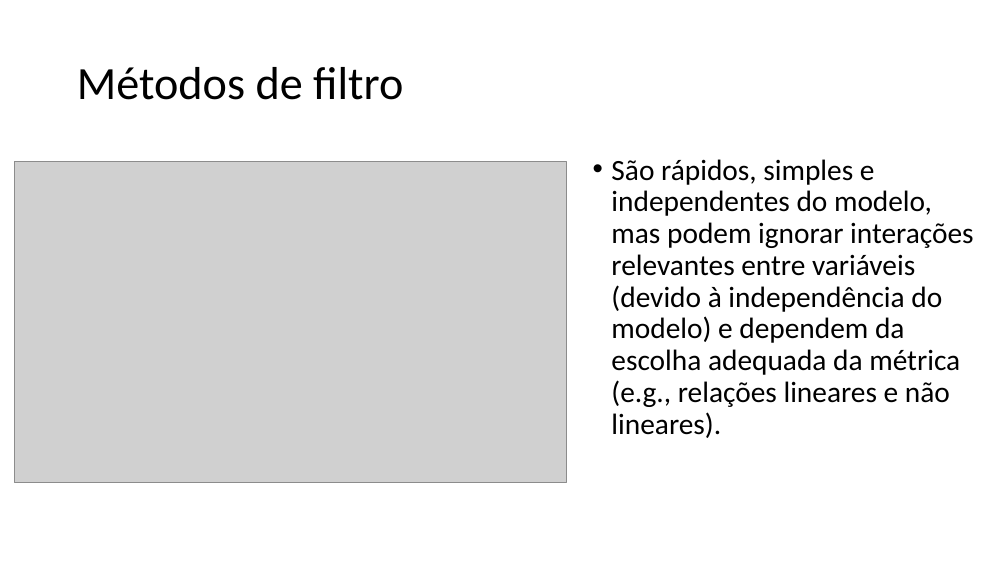
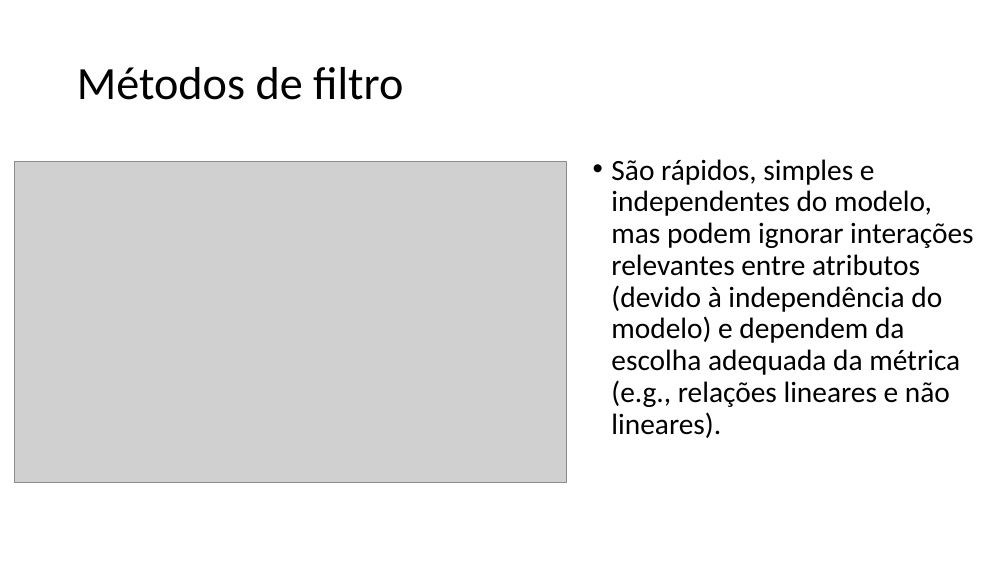
Before and after one commit to zz4fap/c24_inteligencia_artificial, a slide deck: slide 40 of slides/C24_Transformações.pptx (slide 41 before the commit). Drawn at 1008x567 pixels with LibreOffice and Linux fonts; fonts in the diff are those of the drawing; grey boxes stand for pictures. Boxes give left, top, right and bottom in pixels: in the first picture for what was removed or moved away, otherwise in the second. Text is boxed around its words. In the diff, an @@ line names an element or a change of style, - is before the commit and + after.

Commit message:
update of slides

```diff
--- a/slides/C24_Transformações.pptx
+++ b/slides/C24_Transformações.pptx
@@ text at (611,159,973,438): text changed @@
-• São rápidos, simples e independentes do modelo, mas podem ignorar interações relevantes entre variáveis (devido à independência do modelo) e dependem da escolha adequada da métrica (e.g., relações lineares e não lineares).
+• São rápidos, simples e independentes do modelo, mas podem ignorar interações relevantes entre atributos (devido à independência do modelo) e dependem da escolha adequada da métrica (e.g., relações lineares e não lineares).
```
Also in this commit, not shown: 5 other slides changed, 2 slides added, 4 slides removed.
